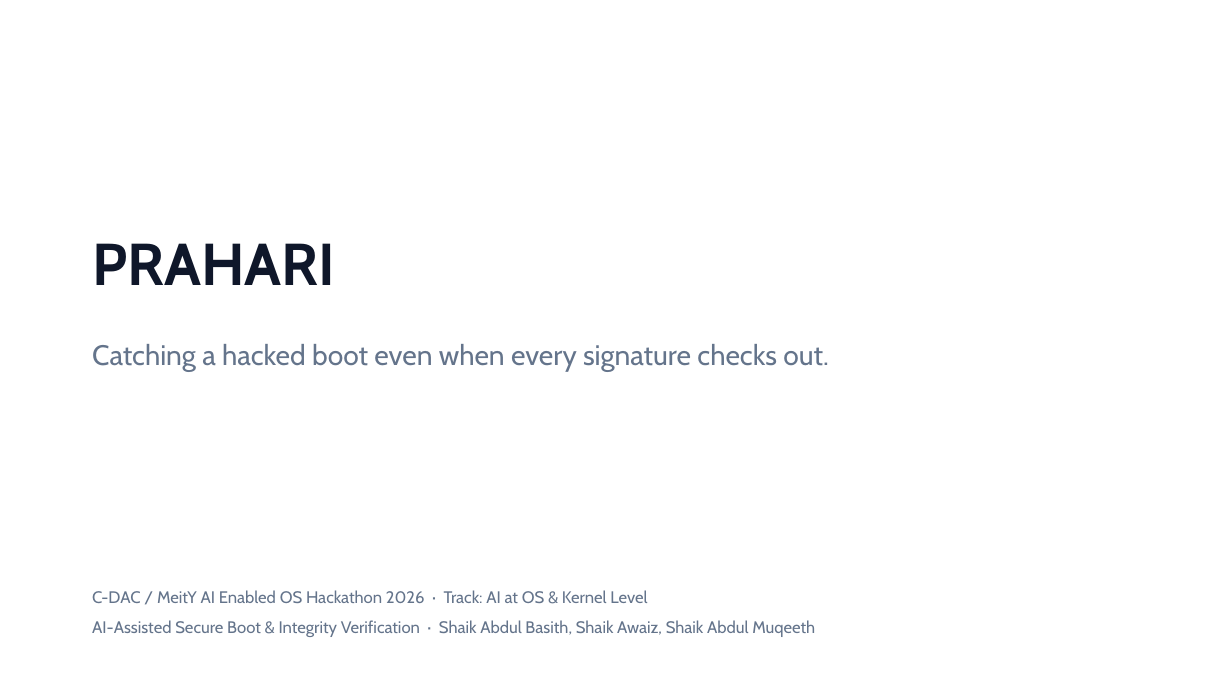
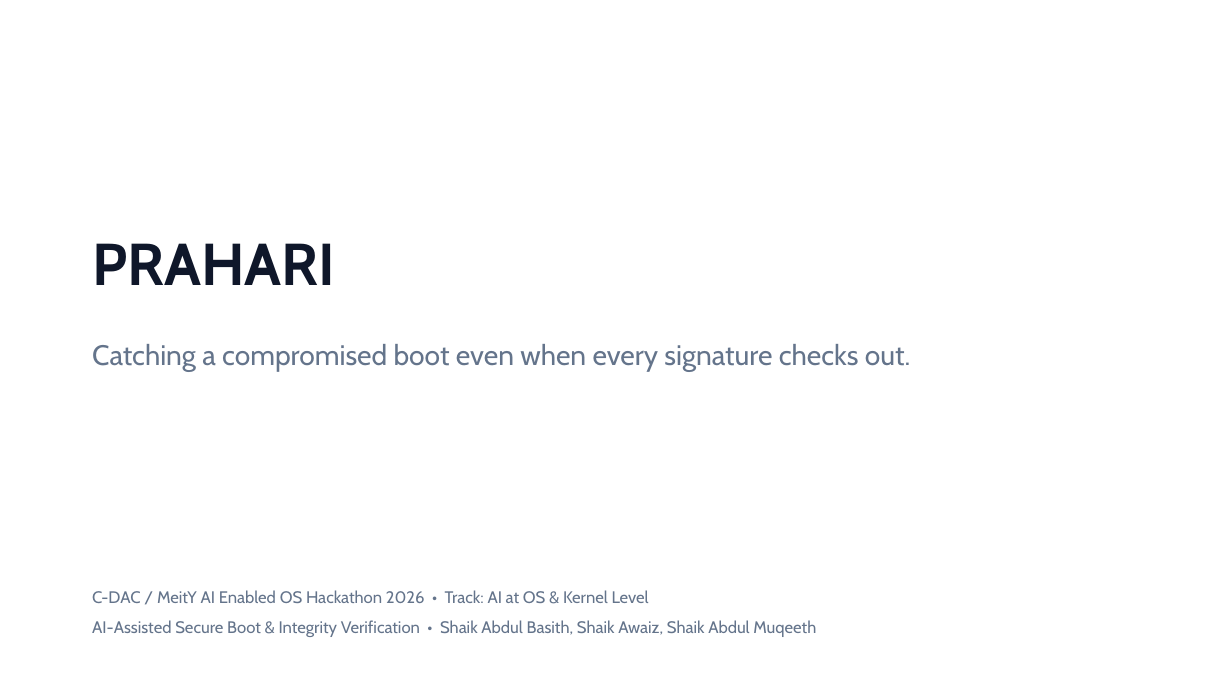
Before and after one commit to basithladdu/prahari, a slide deck: slide 1 of docs/PRAHARI.pptx. Drawn at 1232x693 pixels with LibreOffice and Linux fonts; fonts in the diff are those of the drawing. Boxes give left, top, right and bottom in pixels: in the first picture for what was removed or moved away, otherwise in the second. Text is boxed around its words. In the diff, an @@ line names an element or a change of style, - is before the commit and + after.

```diff
--- a/docs/PRAHARI.pptx
+++ b/docs/PRAHARI.pptx
@@ text at [92, 344, 911, 371]: text changed @@
-Catching a hacked boot even when every signature checks out.
+Catching a compromised boot even when every signature checks out.
@@ text at [92, 590, 816, 637]: text changed @@
-C-DAC / MeitY AI Enabled OS Hackathon 2026 · Track: AI at OS & Kernel Level
-AI-Assisted Secure Boot & Integrity Verification · Shaik Abdul Basith, Shaik Awaiz, Shaik Abdul Muqeeth
+C-DAC / MeitY AI Enabled OS Hackathon 2026 • Track: AI at OS & Kernel Level
+AI-Assisted Secure Boot & Integrity Verification • Shaik Abdul Basith, Shaik Awaiz, Shaik Abdul Muqeeth
```
Also in this commit, not shown: 6 other slides changed.
